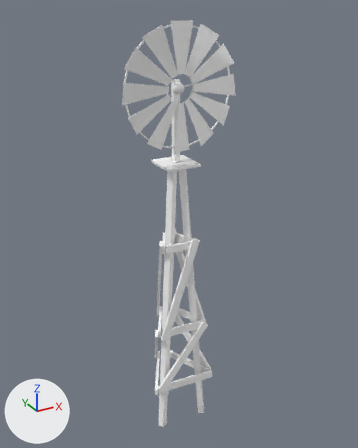
Before and after pictures for a commit that changed the FBX model Assets/Art/Models/windmill.fbx.
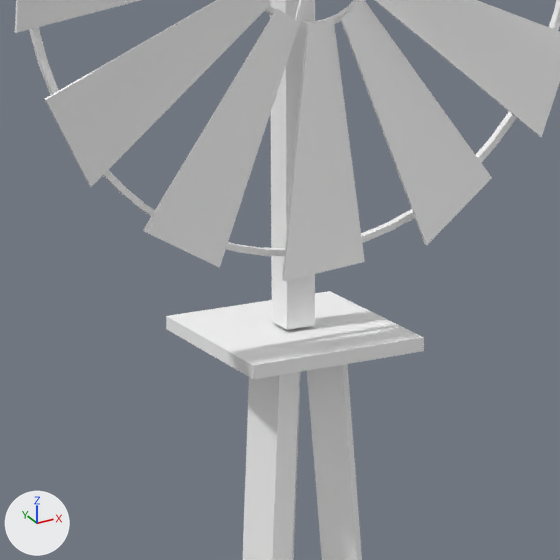
Old and new are each drawn whole from a 50 mm lens placed at (-6.17, -11.4, 12.53), pointed at (0.29, 0.35, 6.66) and again close up on the part from 33% to 63% of the width and 22% to 46% of the height. The axes (+X, +Y, +Z) are drawn at lower left. The lights are the same throughout. Where no turn or scale is listed for an object, it has been applied to the vertices.

Names of what the first close-up shows: 'windmill'.
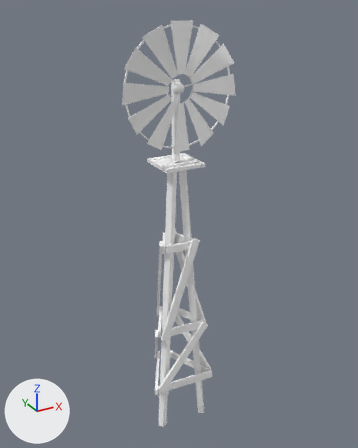
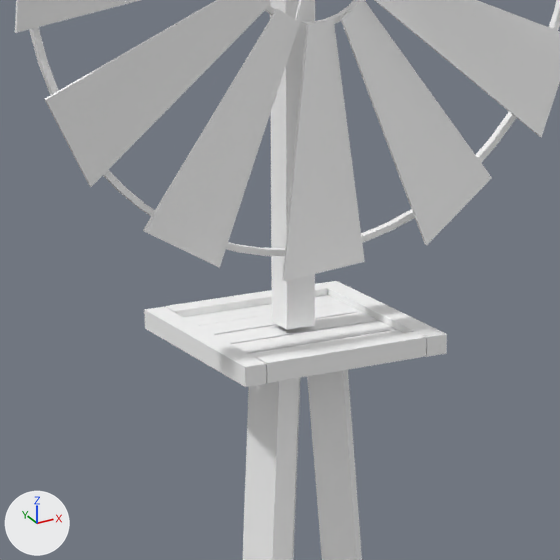
Boxes (x1, y1, x2, y2) around the edits, measured in the close-ups (560 x 560 px):
part 1 of me_mesh, added: after (144, 307, 266, 387)
part 2 of me_mesh, added: after (318, 281, 447, 357)
part 3 of me_mesh, added: after (256, 331, 426, 383)
part 4 of me_mesh, added: after (165, 283, 327, 317)
part 5 of me_mesh, added: after (216, 312, 378, 344)
part 6 of me_mesh, added: after (249, 330, 403, 358)
part 7 of me_mesh, added: after (232, 321, 396, 354)
part 8 of me_mesh, deleted: before (166, 291, 424, 379)

The edits, one by one:
me_mesh has 907 vertices, 851 faces and spans x -1.58..1.58, y -0.71..1.17, z 0.0..12.22.
me_mesh is used by ob_windmill; location (0.0, 0.0, 0.0).
me_mesh part 1: a new loose piece, a box spanning x -0.58..-0.46, y -0.57..0.57, z 8.61..8.71, in mat_buildcoloursheet (its picture is missing).
me_mesh part 2: a new loose piece, a box spanning x 0.46..0.58, y -0.57..0.57, z 8.61..8.71, in mat_buildcoloursheet (its picture is missing).
me_mesh part 3: a new loose piece, a box spanning x -0.46..0.46, y -0.57..-0.46, z 8.61..8.71, in mat_buildcoloursheet (its picture is missing).
me_mesh part 4: a new loose piece, a box spanning x -0.46..0.46, y 0.46..0.57, z 8.61..8.71, in mat_buildcoloursheet (its picture is missing).
me_mesh part 5: a new loose piece, a box spanning x -0.462..0.462, y -0.079..0.093, z 8.628..8.676, in mat_buildcoloursheet (its picture is missing).
me_mesh part 6: a new loose piece, a box spanning x -0.462..0.462, y -0.452..-0.279, z 8.628..8.676, in mat_buildcoloursheet (its picture is missing).
me_mesh part 7: a new loose piece, a box spanning x -0.462..0.462, y -0.265..-0.092, z 8.628..8.676, in mat_buildcoloursheet (its picture is missing).
me_mesh part 8: the loose piece of 8 vertices spanning x -0.49..0.49, y -0.49..0.49, z 8.61..8.69 is deleted.
